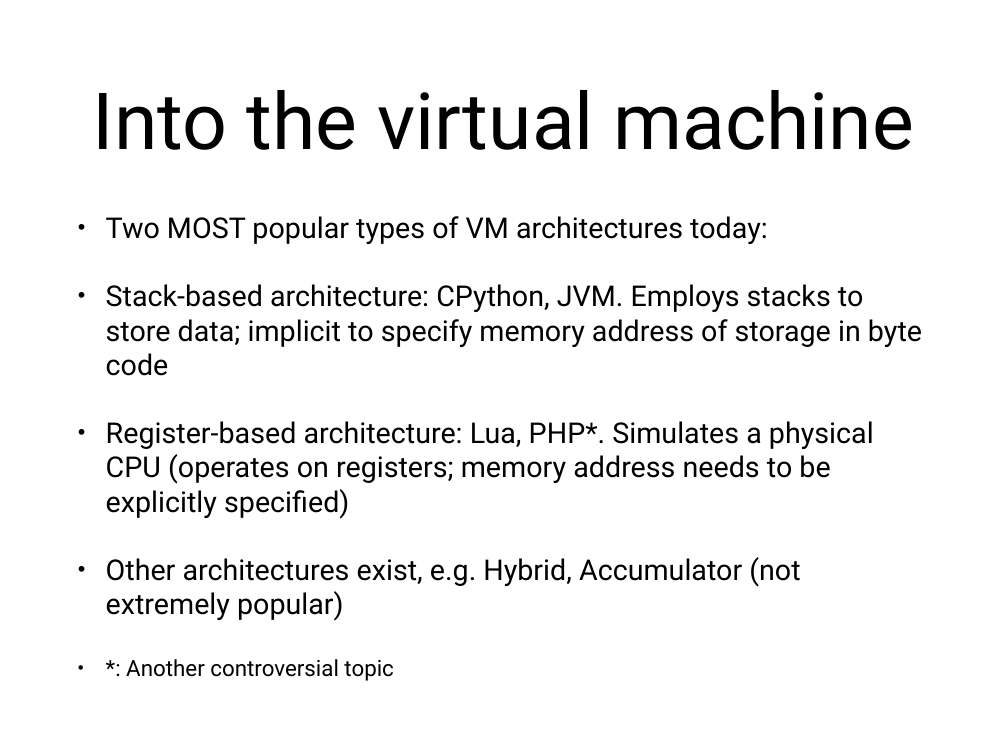
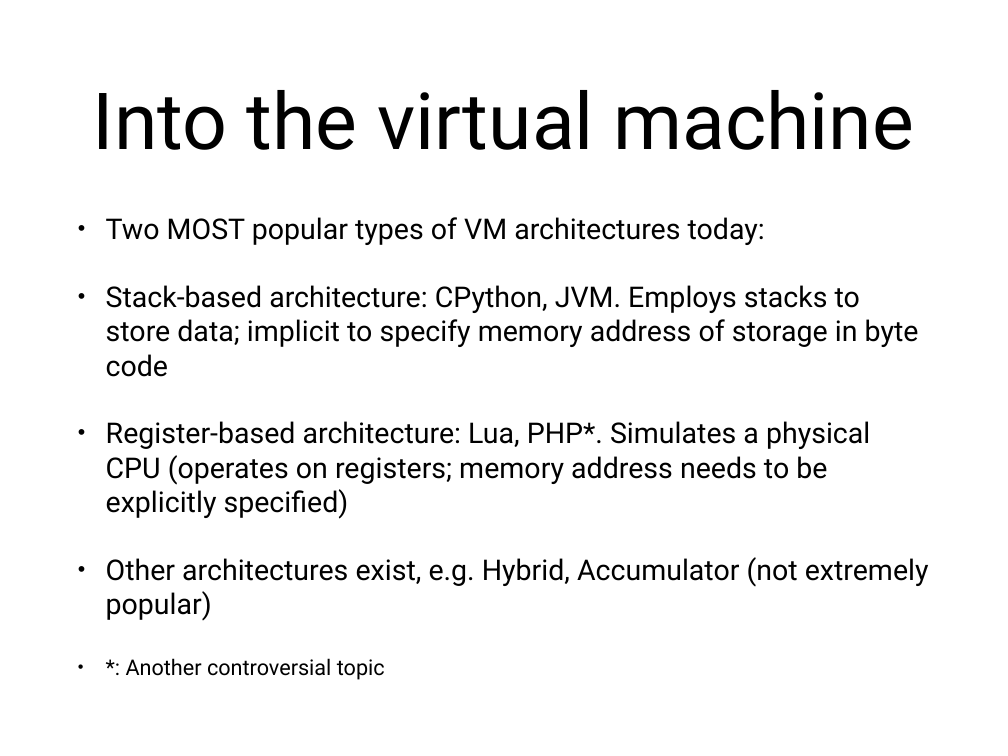
Before and after one commit to Conceptual-Inertia/Presentations, a slide deck: slide 3 of plugtalk16oct.pptx. Drawn at 1008x756 pixels with LibreOffice and Linux fonts; fonts in the diff are those of the drawing. Boxes give left, top, right and bottom in pixels: in the first picture for what was removed or moved away, otherwise in the second. Text is boxed around its words. In the diff, an @@ line names an element or a change of style, - is before the commit and + after.

```diff
--- a/plugtalk16oct.pptx
+++ b/plugtalk16oct.pptx
@@ text "Two MOST popular types of ..." at (106,217,929,680): size 29.2 to 29 pt; size 22.7 to 22 pt in "*: Another controversial topic" @@
```
Also in this commit, not shown: 7 other slides changed, 1 other file.
